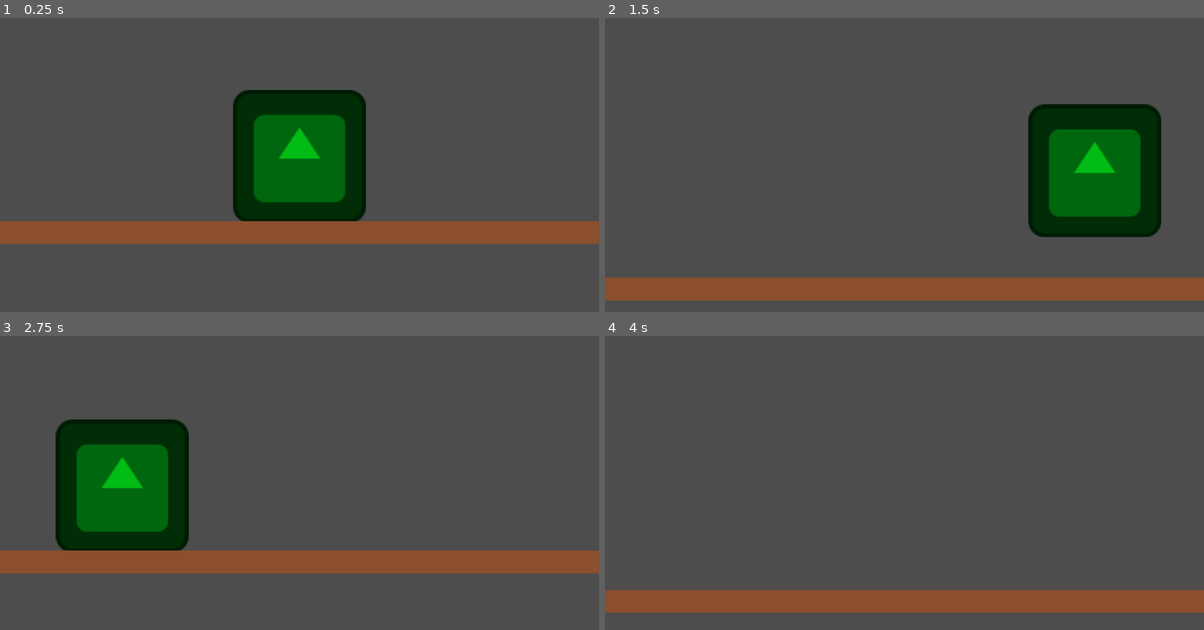
Above: before the commit, frames 1-4 (two rows, left to right).
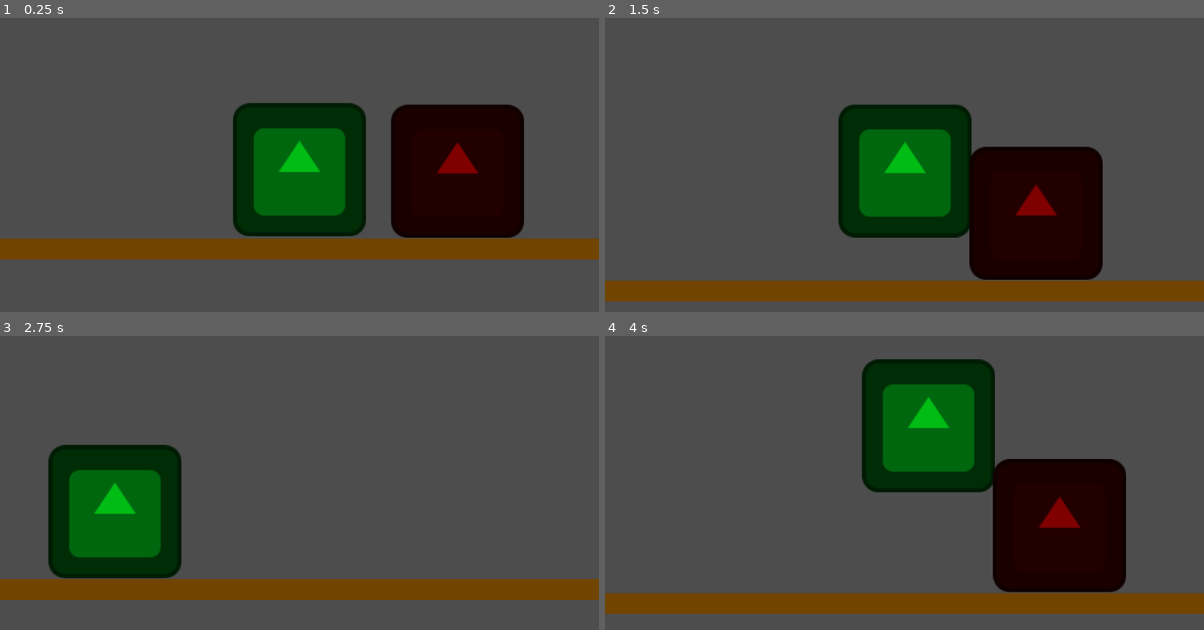
Above: after the commit, the same moments.

Repository: ericxinui/new-game
Game: Godot game, scene res://main.tscn
Two runs of this game, one before a commit and one after it. Both use one fixed random seed, a clock stepped at 60 frames per second and the inputs below. The engine's default icon, where the game draws it, is replaced by a stand-in: a white triangle on a blue panel in a dark square.
Inputs:
- Up to frame 1 (0.25 s): no input
- Up to frame 2 (1.5 s): hold Right (move_right) from 0.53 s (still down); tap Up (jump) at 0.77 s
- Up to frame 3 (2.75 s): tap Up (jump) at 1.52 s; release Right (move_right) at 2.03 s; hold Left (move_left) from 2.03 s (still down)
- Up to frame 4 (4 s): release Left (move_left) at 2.78 s; hold Right (move_right) from 2.78 s (still down); tap Up (jump) at 3.02, 3.77 s

The runs differ from the first frame. In frame 1, 25% of the frame differs, in the area x 0-100%, y 24-83%; in frame 2, 34%, in the area x 0-100%, y 29-97%; in frame 3, 22%; in frame 4, 28%.

Commit message:
feature: add a small slopped platform

Diff:
--- a/camera_2d.gd
+++ b/camera_2d.gd
@@ -1,9 +1,9 @@
 extends Camera2D
 
-# Limit camera so it does not show anything below Y = 500
+# Limit camera so it does not show anything below Y = 1000
 func _limit_camera_y() -> void:
-	if global_position.y > 500:
-		global_position.y = 500
+	if global_position.y > 1000:
+		global_position.y = 1000
 
 func _ready() -> void:
 	_limit_camera_y()
--- a/main.tscn
+++ b/main.tscn
@@ -7,11 +7,12 @@
 [sub_resource type="CanvasItemMaterial" id="CanvasItemMaterial_0xm2m"]
 
 [sub_resource type="RectangleShape2D" id="RectangleShape2D_h2yge"]
-size = Vector2(1244.5, 20)
+size = Vector2(1226.6667, 22)
 
 [node name="Node2D" type="Node2D" unique_id=1502116654 node_paths=PackedStringArray("players")]
+position = Vector2(-1, 0)
 script = ExtResource("1_h2yge")
-players = [NodePath("CharacterBody2D"), NodePath("CharacterBody2D2"), NodePath("CharacterBody2D3")]
+players = [NodePath("CharacterBody2D"), NodePath("CharacterBody2D2")]
 
 [node name="CharacterBody2D" parent="." unique_id=256313423 instance=ExtResource("1_ig7tw")]
 CHAR_COLOR = Color(2.3102762e-06, 0.73907375, 0.07874375, 1)
@@ -20,32 +21,35 @@
 scale = Vector2(3, 1)
 
 [node name="CollisionShape2D" type="CollisionShape2D" parent="StaticBody2D" unique_id=1940023936]
+z_index = 1
 material = SubResource("CanvasItemMaterial_0xm2m")
-position = Vector2(9.75, 106)
+position = Vector2(12, 105)
 shape = SubResource("RectangleShape2D_h2yge")
 debug_color = Color(0.23718661, 0.5690659, 0.773151, 0.41960785)
 
-[node name="ColorRect" type="ColorRect" parent="StaticBody2D" unique_id=833853182]
-clip_contents = true
-offset_left = -602.0
-offset_top = 94.0
-offset_right = 626.0
-offset_bottom = 116.0
-color = Color(0.54509807, 0.30980393, 0.18039216, 1)
-metadata/_edit_use_anchors_ = true
+[node name="Polygon2D" type="Polygon2D" parent="StaticBody2D" unique_id=536482797]
+color = Color(0.4433208, 0.27048415, 9.62615e-08, 1)
+polygon = PackedVector2Array(-597.00006, 95, 624.6667, 95, 625, 115, -601.3334, 115, -601.00006, 96)
 
 [node name="Camera2D" type="Camera2D" parent="." unique_id=38186158]
 zoom = Vector2(2, 2)
-limit_left = -1000
-limit_right = 1000
-limit_bottom = 500
+limit_left = -2000
+limit_right = 2000
+limit_bottom = 1000
 position_smoothing_enabled = true
 script = ExtResource("3_h2yge")
 
 [node name="CharacterBody2D2" parent="." unique_id=1880748061 instance=ExtResource("1_ig7tw")]
-position = Vector2(10, 0)
+position = Vector2(152, 2)
 CHAR_COLOR = Color(1, 0, 0, 1)
 
-[node name="CharacterBody2D3" parent="." unique_id=238476446 instance=ExtResource("1_ig7tw")]
-position = Vector2(10, 0)
-CHAR_COLOR = Color(0.107795216, 0.34480062, 1, 1)
+[node name="StaticBody2D2" type="StaticBody2D" parent="." unique_id=1217417801]
+position = Vector2(1, -50)
+scale = Vector2(3, 1)
+
+[node name="Polygon2D" type="Polygon2D" parent="StaticBody2D2" unique_id=155727223]
+color = Color(0.95627636, 0.60089886, 0.38727885, 1)
+polygon = PackedVector2Array(192.66667, 14, 409.6667, -111, 405.6667, -5)
+
+[node name="CollisionPolygon2D" type="CollisionPolygon2D" parent="StaticBody2D2" unique_id=915758006]
+polygon = PackedVector2Array(405.33334, -4, 197, 13, 409.33334, -109)
